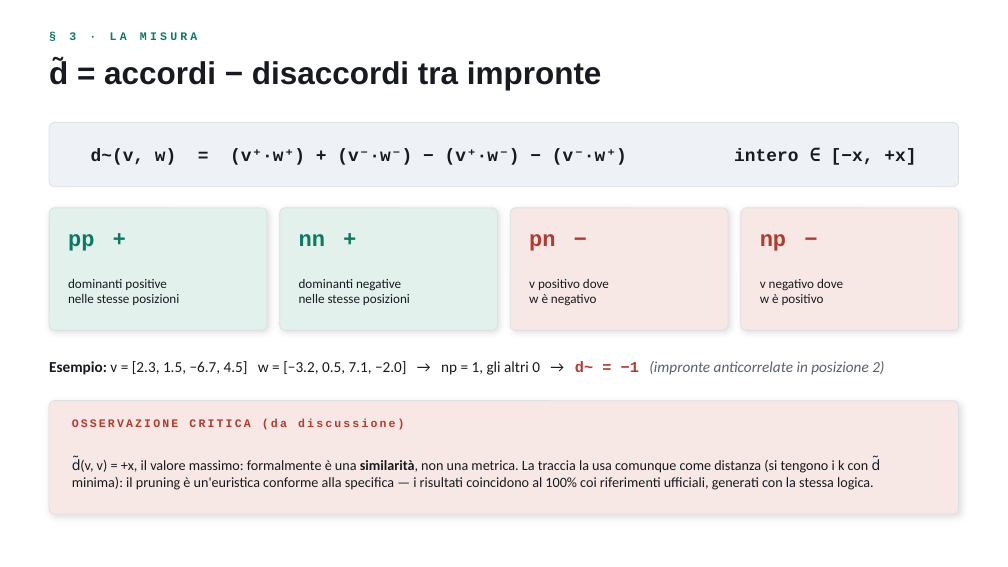
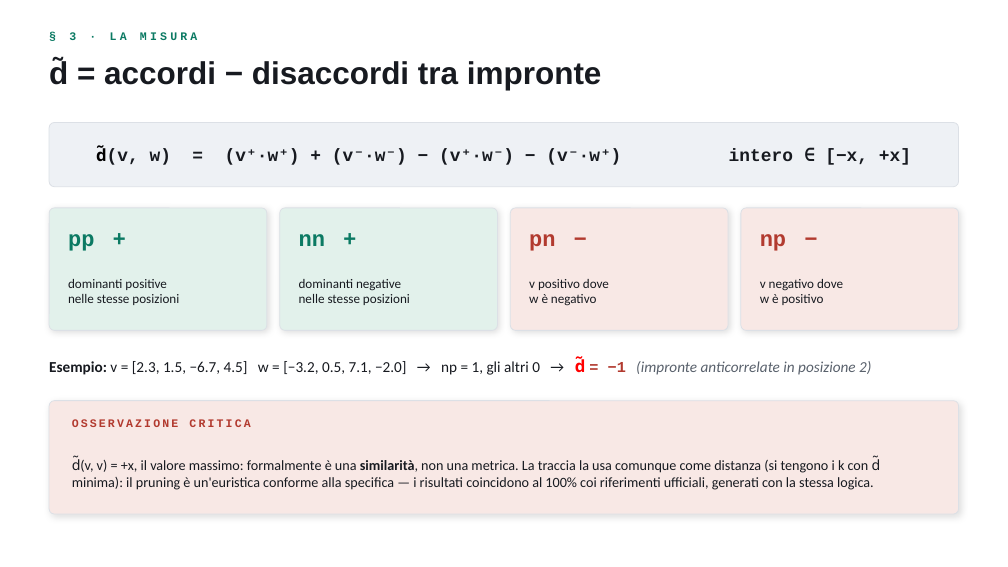
Before and after one commit to Mikidefu/ProgettoKnnArchitetture, a slide deck: slide 4 of doc/Presentazione_Progetto_KNN.pptx. Drawn at 1008x567 pixels with LibreOffice and Linux fonts; fonts in the diff are those of the drawing. Boxes give left, top, right and bottom in pixels: in the first picture for what was removed or moved away, otherwise in the second. Text is boxed around its words. In the diff, an @@ line names an element or a change of style, - is before the commit and + after.

```diff
--- a/doc/Presentazione_Progetto_KNN.pptx
+++ b/doc/Presentazione_Progetto_KNN.pptx
@@ text at (x1=96, y1=146, x2=911, y2=165): text changed @@
-d~(v, w) = (v⁺·w⁺) + (v⁻·w⁻) − (v⁺·w⁻) − (v⁻·w⁺) intero ∈ [−x, +x]
+d̃(v, w) = (v⁺·w⁺) + (v⁻·w⁻) − (v⁺·w⁻) − (v⁻·w⁺) intero ∈ [−x, +x]
@@ text at (x1=49, y1=357, x2=871, y2=375): text changed @@
-Esempio: v = [2.3, 1.5, −6.7, 4.5] w = [−3.2, 0.5, 7.1, −2.0] → np = 1, gli altri 0 → d~ = −1 (impronte anticorrelate in posizione 2)
+Esempio: v = [2.3, 1.5, −6.7, 4.5] w = [−3.2, 0.5, 7.1, −2.0] → np = 1, gli altri 0 → d̃ = −1 (impronte anticorrelate in posizione 2)
@@ text at (x1=72, y1=419, x2=250, y2=427): text changed @@
-OSSERVAZIONE CRITICA (da discussione)
+OSSERVAZIONE CRITICA
```
Also in this commit, not shown: 7 other slides changed, 1 other file.
